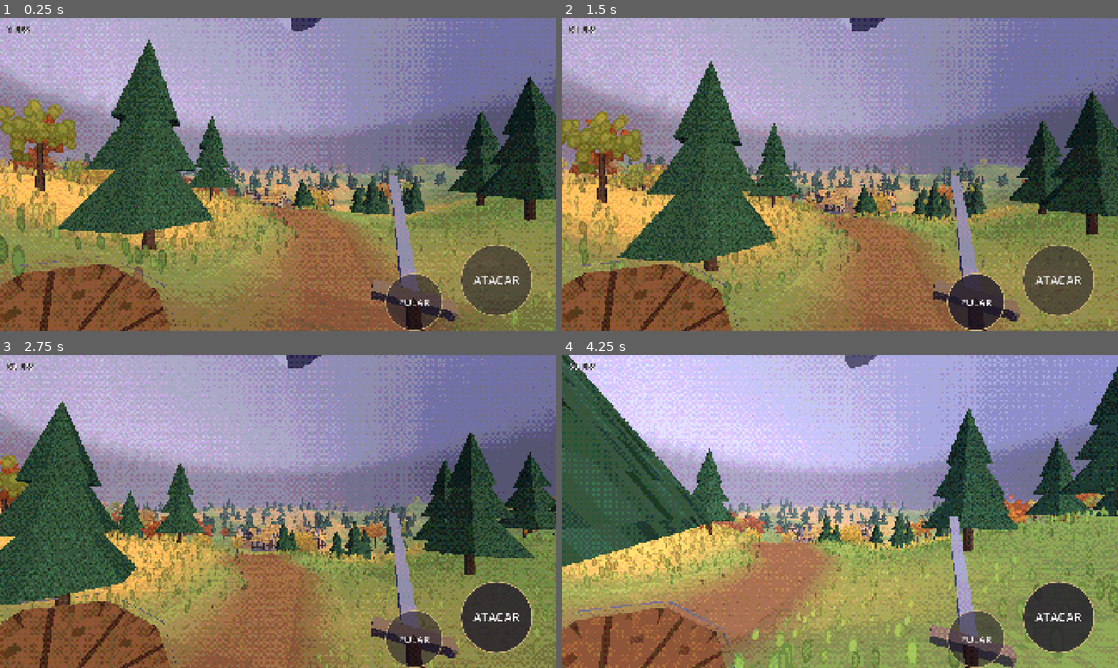
Above: before the commit, frames 1-4 (two rows, left to right).
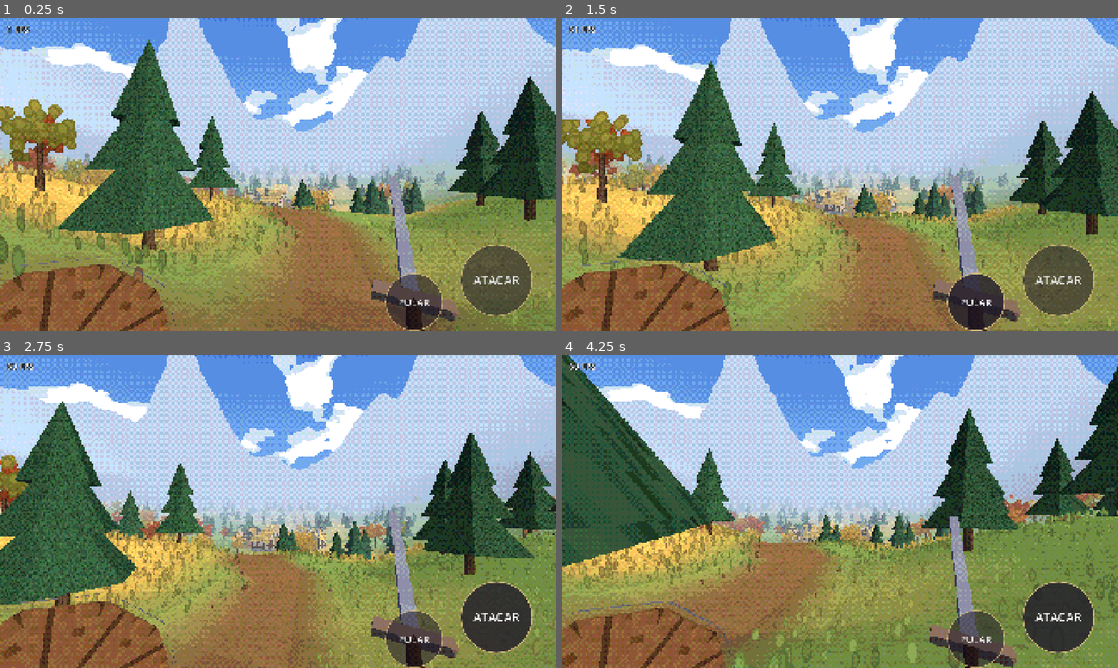
Above: after the commit, the same moments.

Repository: rhfazeredo-ops/Dallarian
Game: Godot game, scene res://cenas/mundo.tscn
Two runs of this game, one before a commit and one after it. Both use one fixed random seed, a clock stepped at 60 frames per second and the inputs below.
Inputs (mouse positions are in pixels of both pictures, inside the frame that each line leads up to):
- Up to frame 1 (0.25 s): no input
- Up to frame 2 (1.5 s): click "ATACAR" at 0.5 s; click "PULAR" at 1.25 s
- Up to frame 3 (2.75 s): tap Enter at 2 s; move the mouse to (400, 495) at 2.02 s; hold Right (ui_right) from 2.03 s (still down); click (400, 495) at 2.17 s; tap Space at 2.27 s
- Up to frame 4 (4.25 s): release Right (ui_right) at 2.75 s; drag from (728, 527) to (812, 574) at 2.77 s; move the mouse to (895, 442) at 3.52 s; hold Right (ui_right) from 3.53 s (still down)

The runs differ from the first frame. In frame 1, 65% of the frame differs, in the area x 0-100%, y 0-100%; in frame 2, 67%; in frame 3, 68%; in frame 4, 84%.

Commit message:
Céu limpo: azul com sol e nuvens brancas chapadas; montanhas mais baixas e azuladas na neblina
Relâmpagos ficam como clima opcional (TEMPESTADE = true ou --raio).

Co-Authored-By: Claude Opus 5.5 <noreply@anthropic.com>
Claude-Session: https://claude.ai/code/session_01WFSuYSG1mTsBiEAWeNGYj8

Diff:
--- a/godot/scripts/mundo.gd
+++ b/godot/scripts/mundo.gd
@@ -7,7 +7,8 @@
 const TAM := 260.0          # lado do terreno (m)
 const CEL := 100            # quadrados do terreno por lado
 const REDUCAO := 4          # a imagem 3D é desenhada em 1/4 da resolução da tela
-const NEBLINA := Color(0.56, 0.55, 0.7)
+const NEBLINA := Color(0.74, 0.83, 0.94)
+const TEMPESTADE := false     # céu limpo; true = relâmpagos (clima de tempestade)
 
 var vp: SubViewport
 var raiz: Node3D
@@ -61,6 +62,7 @@
 var _prox_raio := 4.0
 var _raio := 0.0
 func _process(delta: float) -> void:
+	if not TEMPESTADE and not args.has("raio"): return
 	_prox_raio -= delta
 	if _prox_raio <= 0.0:
 		_prox_raio = randf_range(7.0, 16.0); _raio = 1.0
@@ -85,7 +87,7 @@
 func altura(x: float, z: float) -> float:
 	var r := Vector2(x, z).length()
 	var h := 0.0016 * r * r + _ruido.get_noise_2d(x, z) * 5.0
-	if r > 95.0: h += pow(r - 95.0, 1.5) * 0.6                     # montanhas em volta
+	if r > 100.0: h += pow(r - 100.0, 1.5) * 0.22 * (0.7 + 0.6 * (_ruido.get_noise_2d(x * 0.4, z * 0.4) + 0.5))   # montanhas em volta
 	h = lerp(0.6, h, smoothstep(16.0, 30.0, r))                    # praça da vila plana
 	var de := _dist_estrada(Vector2(x, z))
 	h -= (1.0 - smoothstep(1.5, 4.0, de)) * 0.35                   # estrada um pouco afundada
@@ -105,8 +107,8 @@
 	var de := _dist_estrada(Vector2(x, z))
 	var r := Vector2(x, z).length()
 	if de < 2.6 or r < 17.0: c = Color(0.52, 0.38, 0.24) * (0.95 + n * 0.1)   # terra batida
-	if ny < 0.8: c = c.lerp(Color(0.5, 0.47, 0.5), smoothstep(0.8, 0.65, ny))  # encosta de pedra
-	if h > 42.0: c = c.lerp(Color(0.86, 0.87, 0.94), smoothstep(42.0, 55.0, h)) # neve no alto
+	if ny < 0.8: c = c.lerp(Color(0.46, 0.5, 0.6), smoothstep(0.8, 0.65, ny))  # encosta de pedra (azulada)
+	if h > 34.0: c = c.lerp(Color(0.86, 0.9, 0.98), smoothstep(34.0, 40.0, h)) # neve no alto
 	return c
 
 func _terreno() -> void:
@@ -257,7 +259,7 @@
 		var p := Vector2(rng.randf_range(-118, 118), rng.randf_range(-118, 118))
 		if p.length() > 96.0 or not _livre(p, 1.5): continue
 		var h := altura(p.x, p.y)
-		if h > 46.0: continue
+		if h > 28.0: continue
 		var b := Vector3(p.x, h - 0.2, p.y)
 		var outono := _ruido.get_noise_2d(p.x * 0.5, p.y * 0.5 + 50.0) > 0.12 and h < 25.0
 		var s := rng.randf_range(0.8, 1.3)
@@ -308,7 +310,7 @@
 				var r := p.length()
 				if r > 105.0 or r < 17.0 or _dist_estrada(p) < 2.4: continue
 				var h := altura(p.x, p.y)
-				if h > 40.0: continue
+				if h > 26.0: continue
 				var c := cor_chao(p.x, p.y, h, 1.0)
 				var trigo := c.r > 0.66
 				var s := rng.randf_range(0.7, 1.3) * (1.6 if trigo else 1.0)
--- a/godot/shaders/ceu.gdshader
+++ b/godot/shaders/ceu.gdshader
@@ -1,10 +1,12 @@
-// Céu de tempestade: degradê roxo/azul, nuvens em manchas com poucos tons e clarões de relâmpago.
+// Céu limpo: degradê azul, sol em anéis e poucas nuvens brancas em manchas chapadas.
+// O clarão de relâmpago continua disponível para um clima de tempestade (parâmetro global "relampago").
 shader_type sky;
-uniform vec3 alto : source_color = vec3(0.14, 0.13, 0.3);
-uniform vec3 meio : source_color = vec3(0.34, 0.34, 0.58);
-uniform vec3 horizonte : source_color = vec3(0.62, 0.6, 0.72);
-uniform vec3 nuvem_clara : source_color = vec3(0.7, 0.68, 0.82);
-uniform vec3 nuvem_escura : source_color = vec3(0.26, 0.25, 0.42);
+uniform vec3 alto : source_color = vec3(0.2, 0.42, 0.82);
+uniform vec3 meio : source_color = vec3(0.42, 0.64, 0.94);
+uniform vec3 horizonte : source_color = vec3(0.76, 0.86, 0.96);
+uniform vec3 nuvem_clara : source_color = vec3(1.0, 1.0, 1.0);
+uniform vec3 nuvem_base : source_color = vec3(0.82, 0.87, 0.96);
+uniform vec3 dir_sol = vec3(0.45, 0.6, 0.35);
 global uniform float relampago;
 float hash(vec2 p) { return fract(sin(dot(p, vec2(127.1, 311.7))) * 43758.5453); }
 float noise(vec2 p) { vec2 i = floor(p), f = fract(p); f = f * f * (3.0 - 2.0 * f);
@@ -13,17 +15,18 @@
 void sky() {
   float y = EYEDIR.y;
   vec3 c = mix(horizonte, meio, smoothstep(0.0, 0.25, y));
-  c = mix(c, alto, smoothstep(0.25, 0.8, y));
+  c = mix(c, alto, smoothstep(0.25, 0.85, y));
   if (y > 0.0) {
-    vec2 p = EYEDIR.xz / (y + 0.35) * 2.2 + vec2(TIME * 0.015, TIME * 0.008);
+    vec2 p = EYEDIR.xz / (y + 0.3) * 1.8 + vec2(TIME * 0.01, TIME * 0.004);
     float n = fbm(p);
-    float d = fbm(p * 1.9 + 4.0);
-    float k = n + (1.0 - y) * 0.12;
-    // nuvens de tempestade em três tons chapados (claro na borda de cima, escuro embaixo)
-    vec3 nv = mix(nuvem_escura, nuvem_clara, step(0.52, d));
-    nv = mix(nv, mix(nuvem_escura, alto, 0.5), step(0.62, n));
-    c = mix(c, nv, step(0.5, k));
+    float d = fbm(p * 2.1 + 7.0);
+    float k = step(0.6, n) * smoothstep(0.02, 0.1, y);
+    vec3 nv = mix(nuvem_base, nuvem_clara, step(0.5, d + (n - 0.6) * 2.0));
+    c = mix(c, nv, k);
   }
+  float s = dot(EYEDIR, normalize(dir_sol));
+  c = mix(c, mix(c, vec3(1.0, 0.95, 0.8), 0.35), step(0.992, s));
+  c = mix(c, vec3(1.0, 0.98, 0.88), step(0.9985, s));
   c = mix(c, vec3(0.9, 0.9, 1.0), relampago * 0.6);
   COLOR = c;
 }
--- a/godot/shaders/ps1.gdshader
+++ b/godot/shaders/ps1.gdshader
@@ -6,12 +6,12 @@
 uniform bool usa_tex = true;
 uniform vec4 cor : source_color = vec4(1.0);
 uniform vec2 grade = vec2(320.0, 180.0);          // resolução da "grade" dos vértices
-uniform vec3 sol = vec3(0.45, 0.75, 0.35);        // direção da luz (mundo)
-uniform vec3 luz_sol : source_color = vec3(1.0, 0.86, 0.68);
-uniform vec3 luz_amb : source_color = vec3(0.42, 0.42, 0.62);
+uniform vec3 sol = vec3(0.45, 0.6, 0.35);        // direção da luz (mundo)
+uniform vec3 luz_sol : source_color = vec3(0.95, 0.88, 0.72);
+uniform vec3 luz_amb : source_color = vec3(0.5, 0.54, 0.64);
 uniform vec3 neblina : source_color = vec3(0.52, 0.54, 0.7);
-uniform float neb_ini = 35.0;
-uniform float neb_fim = 320.0;
+uniform float neb_ini = 30.0;
+uniform float neb_fim = 190.0;
 uniform float escala_uv = 1.0;
 global uniform float relampago;
 varying vec3 luz;
--- a/godot/shaders/splat.gdshader
+++ b/godot/shaders/splat.gdshader
@@ -6,8 +6,8 @@
 uniform bool em_pe = false;
 uniform float corte = 0.3;
 uniform vec3 neblina : source_color = vec3(0.52, 0.54, 0.7);
-uniform float neb_ini = 35.0;
-uniform float neb_fim = 320.0;
+uniform float neb_ini = 30.0;
+uniform float neb_fim = 190.0;
 uniform float balanco = 0.0;      // vento (grama/folhas)
 global uniform float relampago;
 varying float nb;
